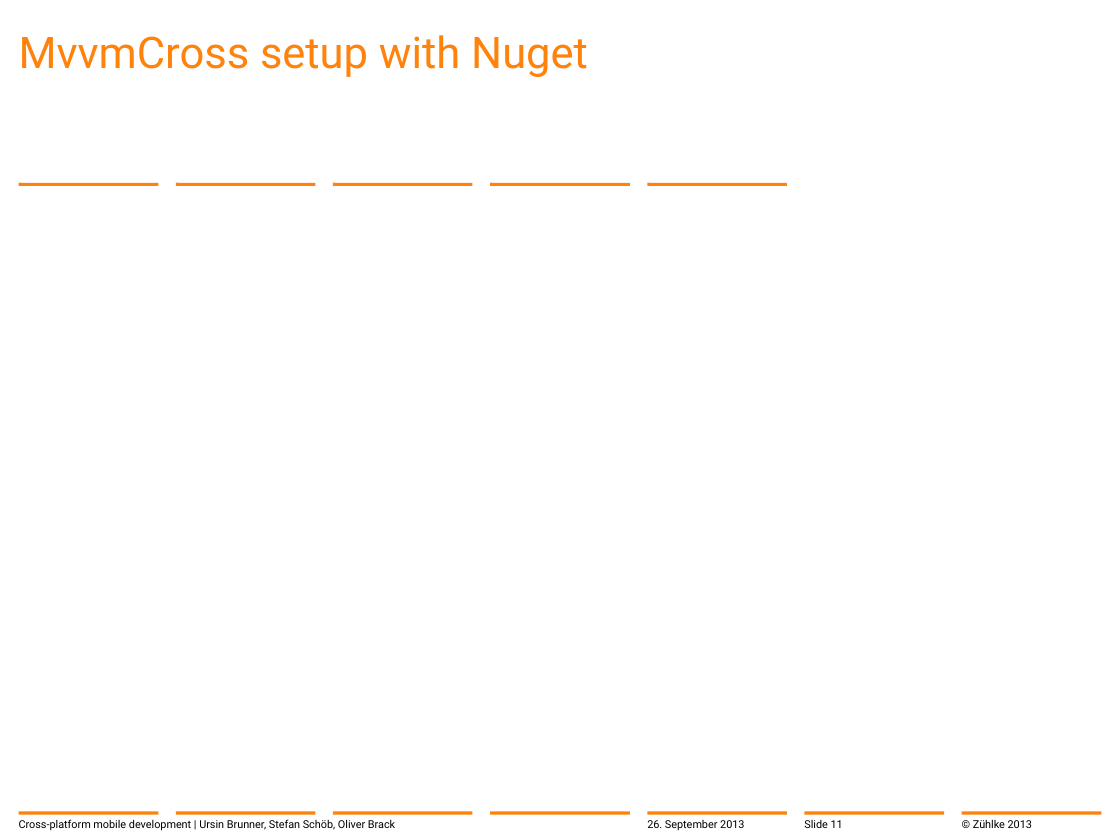
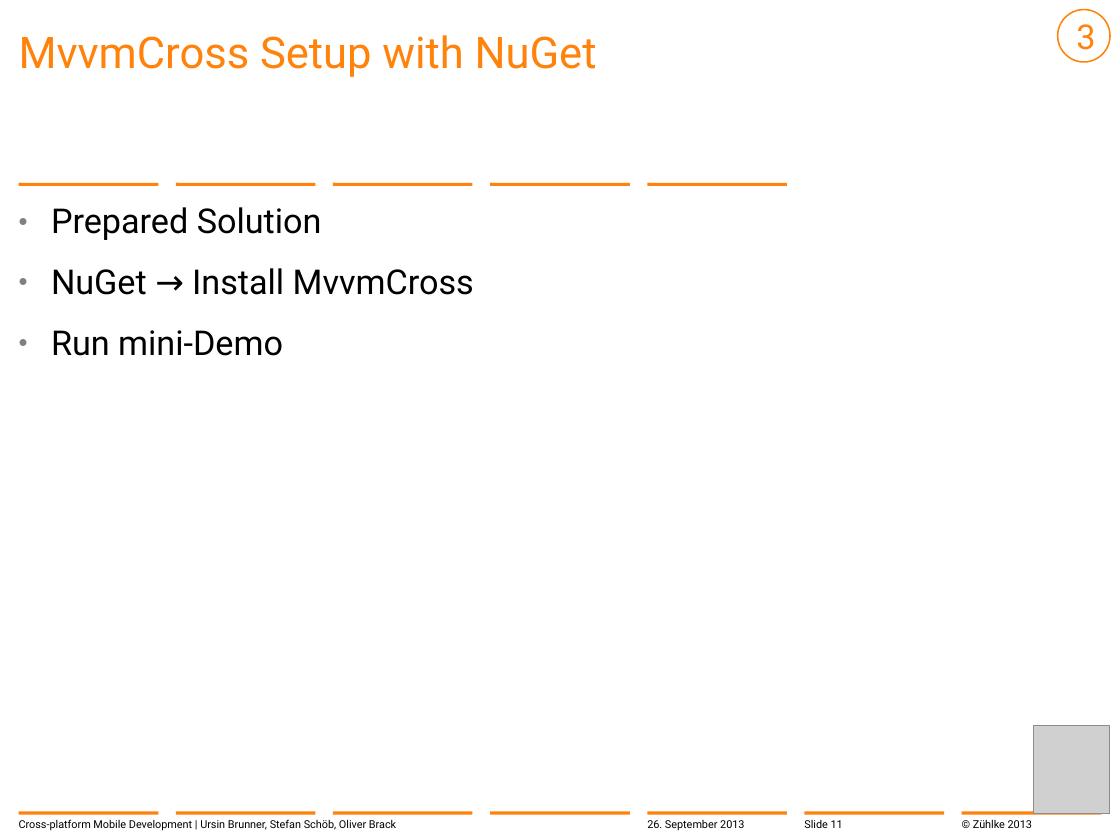
Before and after one commit to brunnurs/zxm, a slide deck: slide 11 of docs/13-09-26 Cross-platform mobile development with C#.pptx. Drawn at 1120x840 pixels with LibreOffice and Linux fonts; fonts in the diff are those of the drawing; grey boxes stand for pictures; background and template pictures are left out. Boxes give left, top, right and bottom in pixels: in the first picture for what was removed or moved away, otherwise in the second. Text is boxed around its words. In the diff, an @@ line names an element or a change of style, - is before the commit and + after.

```diff
--- a/docs/13-09-26 Cross-platform mobile development with C#.pptx
+++ b/docs/13-09-26 Cross-platform mobile development with C#.pptx
@@ ellipse added at [1057,10,1110,63], outline #FF820A 1 pt, 22 pt, text #FF820A @@
+3
@@ title at [19,35,597,77]: text changed @@
-MvvmCross setup with Nuget
+MvvmCross Setup with NuGet
@@ text added at [51,207,474,356], 22 pt, text #000000 @@
+  • Prepared Solution
+  • NuGet → Install MvvmCross
+  • Run mini-Demo
@@ picture added at [1034,726,1110,814] @@
@@ text at [19,819,396,831]: text changed @@
-Cross-platform mobile development | Ursin Brunner, Stefan Schöb, Oliver Brack
+Cross-platform Mobile Development | Ursin Brunner, Stefan Schöb, Oliver Brack
```
Also in this commit, not shown: 24 other slides changed, 1 slide added.
